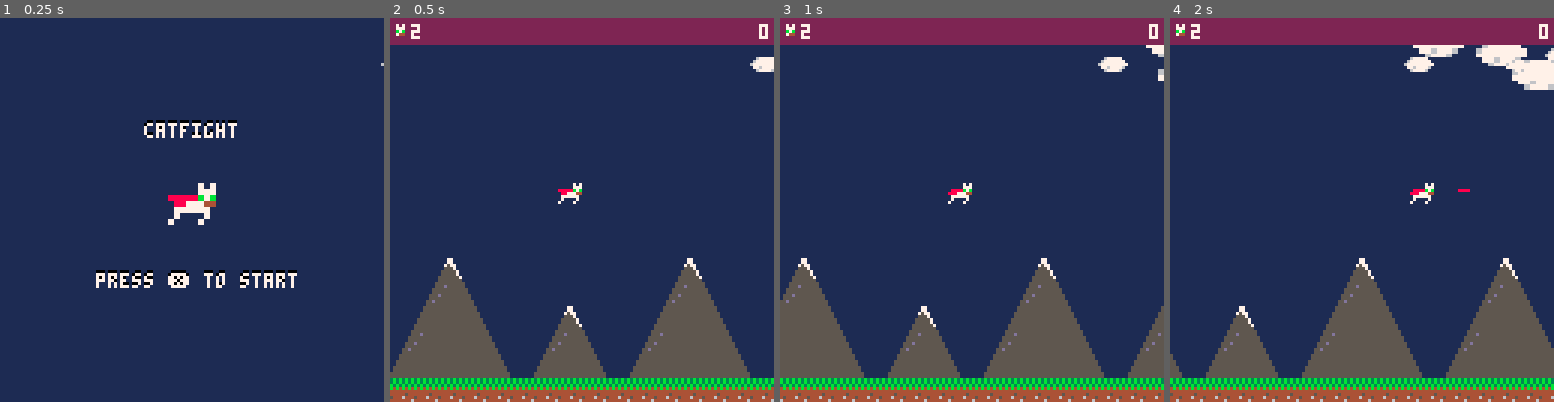
Above: before the commit, frames 1-4 (left to right).
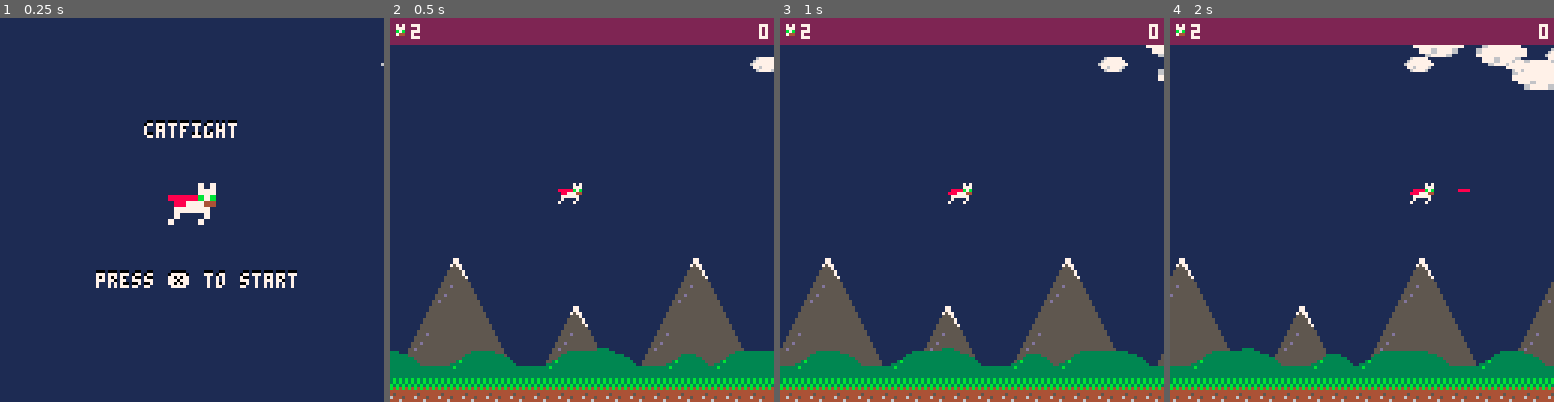
Above: after the commit, the same moments.

Repository: zothynine/picoheads
Game: PICO-8 cartridge catfight.p8
Two runs of this game, one before a commit and one after it. Both use one fixed random seed, a clock stepped at 60 frames per second and the inputs below.
Inputs:
- Up to frame 1 (0.25 s): no input
- Up to frame 2 (0.5 s): tap X (X key) at 0.33 s
- Up to frame 3 (1 s): no input
- Up to frame 4 (2 s): tap X (X key) at 1.07, 1.85 s; hold Right from 1.6 s (still down)

Frame 1 is identical in both runs. In frame 2, 8.2% of the frame differs, in the area x 0-100%, y 62-100%; in frame 3, 17%; in frame 4, 22%.

Commit message:
Episode 13

Diff:
--- a/catfight.p8
+++ b/catfight.p8
@@ -28,8 +28,10 @@
 	maps={
 		gnd1_x=0,
 		gnd2_x=128,
-		plx1_x=0,
-		plx2_x=128,
+		plxa1_x=0,
+		plxa2_x=128,
+		plxb1_x=0,
+		plxb2_x=128,
 	}
 
 	ascii={
@@ -47,6 +49,8 @@
 		cd⧗=900
 	}
 
+	shots={}
+
 	enemies={
 		rat={16,0,6,5},
 		mouse={22,0,6,5}
@@ -62,11 +66,12 @@
 
 	enemy_waves={
 		{⧗="0:3:0",
-			swarm=swarms.circle,
+			swarm=swarms.line4,
 			enemy=enemies.mouse,
 			path="linear",
 			x=128,
-			y=50},
+			y=50,
+			shots={iv=0}},
 		{⧗="0:6:0",
 			swarm=swarms.tri_l,
 			enemy=enemies.rat,
@@ -203,6 +208,22 @@
 			end
 		end
 	end
+
+	for i=#shots,1,-1 do
+		local _shot=shots[i]
+		local _x=_shot.x
+
+		_shot.x-=2
+
+		-- delete shot when out of bounds
+		if (_x+_shot.w<0) del(shots,_shot)
+
+		if collision(_shot,ascii) then
+			ascii_hit()
+			del(ascii.shots,_shot)
+			sfx(1)
+		end
+	end
 end
 
 function create_wave(_w)
@@ -217,8 +238,8 @@
 		_x=_w.x+_w.swarm.r*cos(_a)
 		_y=_w.y+_w.swarm.r*sin(_a)
 	else
-		local _x=_w.x+_w.swarm[i][1]
-		local _y=_w.y+_w.swarm[i][2]
+		_x=_w.x+_w.swarm[i][1]
+		_y=_w.y+_w.swarm[i][2]
 	end
 
   if _w.path=="linear" or
@@ -303,16 +324,15 @@
    _e.y=_e.∧.y+_e.∧.swarm[_e.si][2]
   end
 
+  if _e.∧.shots then
+	if _e.∧.shots.iv==⧗.game.f
+	and _e.x < 128-_e.w then
+		add(shots,{x=_e.x,y=_e.y+3,w=3,h=1})
+	end
+  end
+
   if collision(_e,ascii) then
-  	if not ascii.collided then
-  		ascii.lives-=1
-  		ascii.collided=true
-  	end
-
-  	if ascii.lives<0 then
-  		_update60=update_gover
-  		_draw=draw_gover
-  	end
+	ascii_hit()
   end
 
   if ascii.collided then
@@ -326,6 +346,18 @@
  end
 end
 
+function ascii_hit()
+  	if not ascii.collided then
+  		ascii.lives-=1
+  		ascii.collided=true
+  	end
+
+  	if ascii.lives<0 then
+  		_update60=update_gover
+  		_draw=draw_gover
+  	end
+end
+
 function create_cloud()
 	local _scale=0.8+rnd(1.5)
 	local _y=ui_h-((5*_scale)/2)
@@ -354,14 +386,18 @@
 end
 
 function update_map()
-	maps.gnd1_x-=0.5
-	maps.gnd2_x-=0.5
-	maps.plx1_x-=0.4
-	maps.plx2_x-=0.4
+	maps.gnd1_x-=1
+	maps.gnd2_x-=1
+	maps.plxa1_x-=0.5
+	maps.plxa2_x-=0.5
+	maps.plxb1_x-=0.2
+	maps.plxb2_x-=0.2
 	if (maps.gnd1_x<=-128) maps.gnd1_x=128
 	if (maps.gnd2_x<=-128) maps.gnd2_x=128
-	if (maps.plx1_x<=-128) maps.plx1_x=128
-	if (maps.plx2_x<=-128) maps.plx2_x=128
+	if (maps.plxa1_x<=-128) maps.plxa1_x=128
+	if (maps.plxa2_x<=-128) maps.plxa2_x=128
+	if (maps.plxb1_x<=-128) maps.plxb1_x=128
+	if (maps.plxb2_x<=-128) maps.plxb2_x=128
 end
 
 function update_cape()
@@ -401,6 +437,13 @@
 		local _y=ascii.shots[i].y
 		local _w=ascii.shots[i].w
 		line(_x,_y,_x+_w,_y,8)
+	end
+
+	for i=1,#shots do
+		local _x=shots[i].x
+		local _y=shots[i].y
+		local _w=shots[i].w
+		line(_x,_y,_x+_w,_y,11)
 	end
 end
 
@@ -444,9 +487,12 @@
 end
 
 function draw_map()
-	--parallax1
-	map(0,9,maps.plx1_x,72,16,6)
-	map(0,9,maps.plx2_x,72,16,6)
+	--parallax b
+	map(0,10,maps.plxb1_x,80,16,6)
+	map(0,10,maps.plxb2_x,80,16,6)
+	--parallax a
+	map(0,8,maps.plxa1_x,110,16,2)
+	map(0,8,maps.plxa2_x,110,16,2)
 	--ground
 	map(0,15,maps.gnd1_x,120,16,1)
 	map(0,15,maps.gnd2_x,120,16,1)
@@ -469,8 +515,6 @@
 	foreach(enemies,draw_enemy)
 	draw_shots()
 	draw_infobar()
-
-	--print(ascii.cd⧗,5,20,8)
 
  --if #clouds>0 then
  --print(#clouds,5,12,8)
@@ -560,6 +604,14 @@
 44544444055555555555555055555555000005555550000000000555557000000000000000000000000000000000000000000000000000000000000000000000
 4644454455d555555555555555555555000055555555000000005555555700000000000000000000000000000000000000000000000000000000000000000000
 44446444555555555555555555555555000055555555000000005555555500000000000000000000000000000000000000000000000000000000000000000000
+00000000000000000000000000333300000000000000000033333333000000000000000000000000000000000000000000000000000000000000000000000000
+00000000000000000000000033333333333333330000000033333333000000000000000000000000000000000000000000000000000000000000000000000000
+00000000000000333330000033333333333333330000000033333333000000000000000000000000000000000000000000000000000000000000000000000000
+00000000000003333333300033333333333333330000000033333333000000000000000000000000000000000000000000000000000000000000000000000000
+000000000003b3333333330033333333333333330000000033333333000000000000000000000000000000000000000000000000000000000000000000000000
+00000000033333333333333033333333333333330000000033333333000000000000000000000000000000000000000000000000000000000000000000000000
+0000000033b333333333333333333333333333333333333333333333000000000000000000000000000000000000000000000000000000000000000000000000
+00000000333333333333333333333333333333333333333333333333000000000000000000000000000000000000000000000000000000000000000000000000
 __map__
 2121212121212121212121212121212100000000000000000000000000000000000000000000000000000000000000000000000000000000000000000000000000000000000000000000000000000000000000000000000000000000000000000000000000000000000000000000000000000000000000000000000000000000
 0000000000000000000000000000000000000000000000000000000000000000000000000000000000000000000000000000000000000000000000000000000000000000000000000000000000000000000000000000000000000000000000000000000000000000000000000000000000000000000000000000000000000000
@@ -569,8 +621,8 @@
 0000000000000000000000000000000000000000000000000000000000000000000000000000000000000000000000000000000000000000000000000000000000000000000000000000000000000000000000000000000000000000000000000000000000000000000000000000000000000000000000000000000000000000
 0000000000000000000000000000000000000000000000000000000000000000000000000000000000000000000000000000000000000000000000000000000000000000000000000000000000000000000000000000000000000000000000000000000000000000000000000000000000000000000000000000000000000000
 0000000000000000000000000000000000000000000000000000000000000000000000000000000000000000000000000000000000000000000000000000000000000000000000000000000000000000000000000000000000000000000000000000000000000000000000000000000000000000000000000000000000000000
-0000000000000000000000000000000000000000000000000000000000000000000000000000000000000000000000000000000000000000000000000000000000000000000000000000000000000000000000000000000000000000000000000000000000000000000000000000000000000000000000000000000000000000
-0000000000000000000000000000000000000000000000000000000000000000000000000000000000000000000000000000000000000000000000000000000000000000000000000000000000000000000000000000000000000000000000000000000000000000000000000000000000000000000000000000000000000000
+5452555154525551545352555152515400000000000000000000000000000000000000000000000000000000000000000000000000000000000000000000000000000000000000000000000000000000000000000000000000000000000000000000000000000000000000000000000000000000000000000000000000000000
+5656565656565656565656565656565600000000000000000000000000000000000000000000000000000000000000000000000000000000000000000000000000000000000000000000000000000000000000000000000000000000000000000000000000000000000000000000000000000000000000000000000000000000
 0000464700000000000000004647000000000000000000000000000000000000000000000000000000000000000000000000000000000000000000000000000000000000000000000000000000000000000000000000000000000000000000000000000000000000000000000000000000000000000000000000000000000000
 0000414200000000000000004142000000000000000000000000000000000000000000000000000000000000000000000000000000000000000000000000000000000000000000000000000000000000000000000000000000000000000000000000000000000000000000000000000000000000000000000000000000000000
 0044434345000046470000444343450000000000000000000000000000000000000000000000000000000000000000000000000000000000000000000000000000000000000000000000000000000000000000000000000000000000000000000000000000000000000000000000000000000000000000000000000000000000
